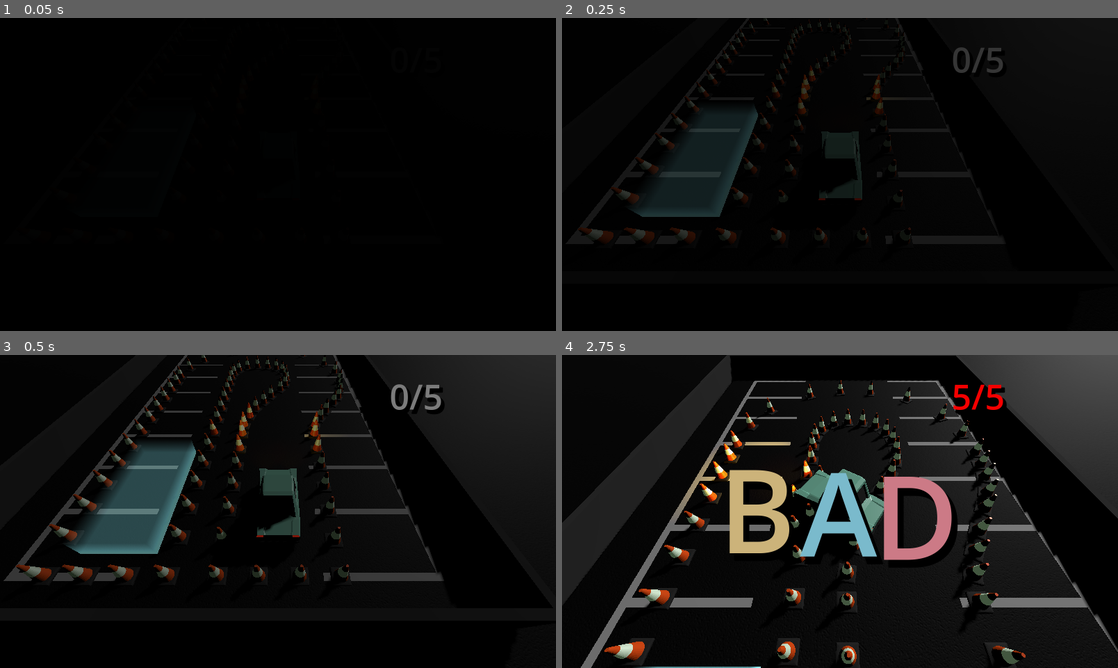
Above: before the commit, frames 1-4 (two rows, left to right).
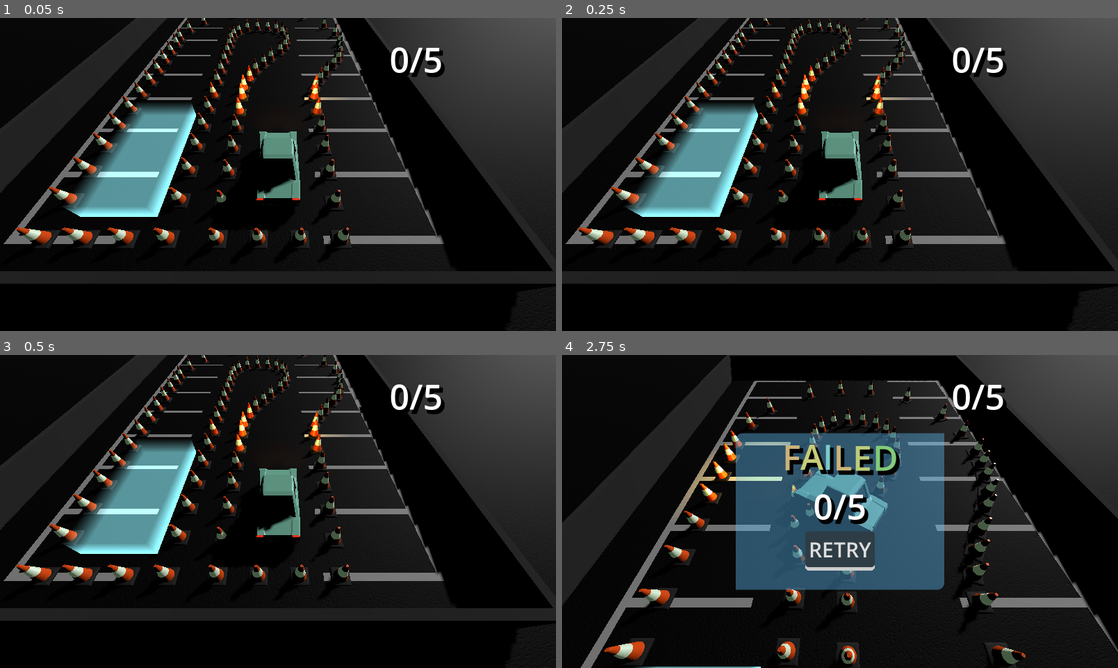
Above: after the commit, the same moments.

Repository: TomMurray/ValetV2
Game: Godot game, scene res://scenes/levels/test.tscn
Two runs of this game, one before a commit and one after it. Both use one fixed random seed, a clock stepped at 60 frames per second and the inputs below.
Inputs:
- Up to frame 1 (0.05 s): no input
- Up to frame 2 (0.25 s): no input
- Up to frame 3 (0.5 s): no input
- Up to frame 4 (2.75 s): hold Up (accelerate) 0.53-2.03 s; hold Left (steer_left) from 2.03 s (still down)

The runs differ from the first frame. In frame 1, 38% of the frame differs, in the area x 0-100%, y 0-100%; in frame 2, 34%; in frame 3, 20%; in frame 4, 19%.

Commit message:
Revamp in-game UI to include an end-game panel before continuing to the next level, and prevent going to the next level when failing too

Diff:
--- a/scenes/levels/test.tscn
+++ b/scenes/levels/test.tscn
@@ -1,10 +1,7 @@
-[gd_scene load_steps=26 format=3 uid="uid://dagghassaijsd"]
-
-[ext_resource type="Script" path="res://scripts/ui/ui_in_game_overlay.gd" id="1_vwobm"]
-[ext_resource type="PackedScene" uid="uid://b0jhovhbmtndu" path="res://scenes/ui/ui_black_overlay.tscn" id="2_b4njx"]
-[ext_resource type="Theme" uid="uid://dpqnmj3en2tdc" path="res://themes/in_game_overlay.tres" id="3_sgdtu"]
-[ext_resource type="Script" path="res://scripts/ui/ui_obstacles_hit_counter.gd" id="4_uouj6"]
-[ext_resource type="Theme" uid="uid://cat7eb156l4u1" path="res://themes/exclamation.tres" id="5_ca0ck"]
+[gd_scene load_steps=21 format=3 uid="uid://dagghassaijsd"]
+
+[ext_resource type="PackedScene" uid="uid://bdm7x5kots6yv" path="res://scenes/ui/end_game_panel.tscn" id="1_ff5sw"]
+[ext_resource type="PackedScene" uid="uid://rs0s2pcprrwi" path="res://scenes/ui/obstacles_counter.tscn" id="4_c3dk2"]
 [ext_resource type="PackedScene" uid="uid://ba6xyqiidsic4" path="res://scenes/picocar.tscn" id="6_mojs0"]
 [ext_resource type="Script" path="res://scripts/follow.gd" id="7_eo0h5"]
 [ext_resource type="Script" path="res://scripts/props/lookat_camera.gd" id="8_gofos"]
@@ -17,22 +14,6 @@
 [ext_resource type="PackedScene" uid="uid://bic24jaw72fqn" path="res://scenes/components/level_port.tscn" id="15_rtvmt"]
 [ext_resource type="PackedScene" uid="uid://dtflnmjrhol7k" path="res://scenes/components/level_restart.tscn" id="16_y008m"]
 
-[sub_resource type="GDScript" id="GDScript_gs6a6"]
-script/source = "extends RichTextLabel
-
-func _on_level_logic_complete(success : bool):
-	if success:
-		show()
-"
-
-[sub_resource type="GDScript" id="GDScript_8wmm4"]
-script/source = "extends RichTextLabel
-
-func _on_level_logic_complete(success):
-	if not success:
-		show()
-"
-
 [sub_resource type="BoxShape3D" id="BoxShape3D_xs6ya"]
 size = Vector3(100, 1, 100)
 
@@ -59,23 +40,14 @@
 
 [node name="Node3D" type="Node3D"]
 
-[node name="ui" type="CanvasLayer" parent="."]
-
-[node name="Control" type="Control" parent="ui"]
-layout_mode = 3
-anchors_preset = 15
-anchor_right = 1.0
-anchor_bottom = 1.0
-grow_horizontal = 2
-grow_vertical = 2
-script = ExtResource("1_vwobm")
-
-[node name="level_black_overlay" parent="ui/Control" instance=ExtResource("2_b4njx")]
-z_index = 1
-layout_mode = 1
-
-[node name="obstacles_counter_container" type="MarginContainer" parent="ui/Control"]
-layout_mode = 1
+[node name="in_game_ui" type="CanvasLayer" parent="."]
+
+[node name="end_game_panel" parent="in_game_ui" instance=ExtResource("1_ff5sw")]
+
+[node name="obstacles_counter" parent="in_game_ui/end_game_panel/list/obstacle_counter_container" index="0" node_paths=PackedStringArray("level_logic")]
+level_logic = NodePath("../../../../../level_logic")
+
+[node name="obstacles_counter_container" type="MarginContainer" parent="in_game_ui"]
 anchors_preset = 1
 anchor_left = 1.0
 anchor_right = 1.0
@@ -89,52 +61,9 @@
 theme_override_constants/margin_right = 50
 theme_override_constants/margin_bottom = 50
 
-[node name="obstacles_counter" type="RichTextLabel" parent="ui/Control/obstacles_counter_container" node_paths=PackedStringArray("level_logic")]
-clip_contents = false
+[node name="obstacles_counter" parent="in_game_ui/obstacles_counter_container" node_paths=PackedStringArray("level_logic") instance=ExtResource("4_c3dk2")]
 layout_mode = 2
-theme = ExtResource("3_sgdtu")
-bbcode_enabled = true
-text = "###/###"
-fit_content = true
-scroll_active = false
-autowrap_mode = 0
-script = ExtResource("4_uouj6")
-level_logic = NodePath("../../../../level_logic")
-
-[node name="level_end_text" type="CenterContainer" parent="ui/Control"]
-z_index = 2
-layout_mode = 1
-anchors_preset = 15
-anchor_right = 1.0
-anchor_bottom = 1.0
-grow_horizontal = 2
-grow_vertical = 2
-size_flags_horizontal = 3
-size_flags_vertical = 3
-
-[node name="SuccessText" type="RichTextLabel" parent="ui/Control/level_end_text"]
-visible = false
-clip_contents = false
-layout_mode = 2
-theme = ExtResource("5_ca0ck")
-bbcode_enabled = true
-text = "[rainbow sat=0.4][tornado radius=10.0 freq=30 connected=1]GENIUS[/tornado][/rainbow]"
-fit_content = true
-scroll_active = false
-autowrap_mode = 0
-script = SubResource("GDScript_gs6a6")
-
-[node name="FailureText" type="RichTextLabel" parent="ui/Control/level_end_text"]
-visible = false
-clip_contents = false
-layout_mode = 2
-theme = ExtResource("5_ca0ck")
-bbcode_enabled = true
-text = "[rainbow sat=0.4][tornado radius=10.0 freq=30 connected=1]BAD[/tornado][/rainbow]"
-fit_content = true
-scroll_active = false
-autowrap_mode = 0
-script = SubResource("GDScript_8wmm4")
+level_logic = NodePath("../../../level_logic")
 
 [node name="sun" type="DirectionalLight3D" parent="."]
 transform = Transform3D(0.336415, 0.709899, -0.618763, -0.450194, 0.698352, 0.556444, 0.827134, 0.0913677, 0.554529, 0, 15.1739, 14.8684)
@@ -149,7 +78,7 @@
 target = NodePath("../picocar")
 
 [node name="Camera3D" type="Camera3D" parent="follow_camera" node_paths=PackedStringArray("target")]
-transform = Transform3D(-0.99999, 0.00363988, -0.00273074, 0, 0.600117, 0.799912, 0.00455036, 0.799904, -0.600111, 0, 4.94629, -3.70978)
+transform = Transform3D(-0.99999, 0.00363988, -0.00273075, 0, 0.600117, 0.799912, 0.00455036, 0.799904, -0.600111, 0, 4.94629, -3.70978)
 script = ExtResource("8_gofos")
 target = NodePath("../../picocar")
 
@@ -613,10 +542,10 @@
 [node name="level_port" parent="level_restart" index="0"]
 target_level = "res://scenes/levels/test.tscn"
 
+[connection signal="pressed" from="in_game_ui/end_game_panel/list/to_next_level_container/next_level_button" to="next_level_port" method="go"]
+[connection signal="pressed" from="in_game_ui/end_game_panel/list/to_next_level_container/retry_level_button" to="level_restart/level_port" method="go"]
 [connection signal="parked" from="parking_area" to="level_logic" method="on_parked"]
-[connection signal="complete" from="level_logic" to="ui/Control" method="_on_level_logic_complete"]
-[connection signal="complete" from="level_logic" to="ui/Control/level_end_text/SuccessText" method="_on_level_logic_complete"]
-[connection signal="complete" from="level_logic" to="ui/Control/level_end_text/FailureText" method="_on_level_logic_complete"]
-[connection signal="objectives_progress_changed" from="level_logic" to="ui/Control/obstacles_counter_container/obstacles_counter" method="_on_level_logic_objectives_progress_changed"]
-
+[connection signal="complete" from="level_logic" to="in_game_ui/end_game_panel" method="_on_level_logic_complete"]
+
+[editable path="in_game_ui/end_game_panel"]
 [editable path="level_restart"]
--- /dev/null
+++ b/scenes/ui/end_game_panel.tscn
@@ -0,0 +1,91 @@
+[gd_scene load_steps=5 format=3 uid="uid://bdm7x5kots6yv"]
+
+[ext_resource type="Theme" uid="uid://dpqnmj3en2tdc" path="res://themes/in_game_overlay.tres" id="1_xgatg"]
+[ext_resource type="Script" path="res://scripts/ui/end_game_panel.gd" id="2_2bskh"]
+[ext_resource type="PackedScene" uid="uid://rs0s2pcprrwi" path="res://scenes/ui/obstacles_counter.tscn" id="3_hvi30"]
+
+[sub_resource type="GDScript" id="GDScript_gs6a6"]
+script/source = "extends RichTextLabel
+
+func _on_level_logic_complete(success : bool):
+	if success:
+		show()
+"
+
+[node name="end_game_panel" type="Panel"]
+visible = false
+custom_minimum_size = Vector2(600, 450)
+anchors_preset = 8
+anchor_left = 0.5
+anchor_top = 0.5
+anchor_right = 0.5
+anchor_bottom = 0.5
+offset_left = -20.0
+offset_top = -20.0
+offset_right = 20.0
+offset_bottom = 20.0
+grow_horizontal = 2
+grow_vertical = 2
+theme = ExtResource("1_xgatg")
+script = ExtResource("2_2bskh")
+
+[node name="list" type="VBoxContainer" parent="."]
+layout_mode = 1
+anchors_preset = 15
+anchor_right = 1.0
+anchor_bottom = 1.0
+grow_horizontal = 2
+grow_vertical = 2
+
+[node name="outcome_container" type="CenterContainer" parent="list"]
+layout_mode = 2
+
+[node name="success_text" type="RichTextLabel" parent="list/outcome_container"]
+unique_name_in_owner = true
+visible = false
+clip_contents = false
+layout_mode = 2
+theme = ExtResource("1_xgatg")
+bbcode_enabled = true
+text = "[rainbow sat=0.4][tornado radius=2.0 freq=15 connected=1]GENIUS[/tornado][/rainbow]"
+fit_content = true
+scroll_active = false
+autowrap_mode = 0
+script = SubResource("GDScript_gs6a6")
+
+[node name="failure_text" type="RichTextLabel" parent="list/outcome_container"]
+unique_name_in_owner = true
+visible = false
+clip_contents = false
+layout_mode = 2
+theme = ExtResource("1_xgatg")
+bbcode_enabled = true
+text = "[rainbow sat=0.4][tornado radius=2.0 freq=15 connected=1]FAILED[/tornado][/rainbow]"
+fit_content = true
+scroll_active = false
+autowrap_mode = 0
+script = SubResource("GDScript_gs6a6")
+
+[node name="obstacle_counter_container" type="CenterContainer" parent="list"]
+layout_mode = 2
+
+[node name="obstacles_counter" parent="list/obstacle_counter_container" instance=ExtResource("3_hvi30")]
+layout_mode = 2
+
+[node name="to_next_level_container" type="CenterContainer" parent="list"]
+layout_mode = 2
+
+[node name="next_level_button" type="Button" parent="list/to_next_level_container"]
+unique_name_in_owner = true
+visible = false
+layout_mode = 2
+theme = ExtResource("1_xgatg")
+text = "NEXT LEVEL
+"
+
+[node name="retry_level_button" type="Button" parent="list/to_next_level_container"]
+unique_name_in_owner = true
+visible = false
+layout_mode = 2
+theme = ExtResource("1_xgatg")
+text = "RETRY"
--- /dev/null
+++ b/scenes/ui/obstacles_counter.tscn
@@ -0,0 +1,15 @@
+[gd_scene load_steps=3 format=3 uid="uid://rs0s2pcprrwi"]
+
+[ext_resource type="Theme" uid="uid://dpqnmj3en2tdc" path="res://themes/in_game_overlay.tres" id="1_o1yvt"]
+[ext_resource type="Script" path="res://scripts/ui/ui_obstacles_hit_counter.gd" id="2_ei2gi"]
+
+[node name="obstacles_counter" type="RichTextLabel" node_paths=PackedStringArray("level_logic")]
+clip_contents = false
+theme = ExtResource("1_o1yvt")
+bbcode_enabled = true
+text = "###/###"
+fit_content = true
+scroll_active = false
+autowrap_mode = 0
+script = ExtResource("2_ei2gi")
+level_logic = NodePath("")
--- /dev/null
+++ b/scripts/ui/end_game_panel.gd
@@ -0,0 +1,24 @@
+extends Panel
+
+@onready var success_controls := [
+	%success_text,
+	%next_level_button
+]
+
+@onready var failure_controls := [
+	%failure_text,
+	%retry_level_button
+]
+
+func _on_level_logic_complete(success):
+	# Configure some elements to show or not depending on the outcome
+
+	if success:
+		for c in success_controls:
+			c.show()
+	else:
+		for c in failure_controls:
+			c.show()
+
+	# Show the panel
+	show()
--- a/scripts/ui/ui_obstacles_hit_counter.gd
+++ b/scripts/ui/ui_obstacles_hit_counter.gd
@@ -2,7 +2,10 @@
 extends RichTextLabel
 class_name UIObstaclesHitCounter
 
-@export var level_logic : LevelLogic
+@export var level_logic : LevelLogic:
+	set(value):
+		level_logic = value
+		update_configuration_warnings()
 
 func update_text():
 	var limit := level_logic.get_max_obstacles_hit()
--- a/themes/in_game_overlay.tres
+++ b/themes/in_game_overlay.tres
@@ -1,6 +1,57 @@
-[gd_resource type="Theme" format=3 uid="uid://dpqnmj3en2tdc"]
+[gd_resource type="Theme" load_steps=6 format=3 uid="uid://dpqnmj3en2tdc"]
+
+[sub_resource type="StyleBoxEmpty" id="StyleBoxEmpty_gviqw"]
+
+[sub_resource type="StyleBoxFlat" id="StyleBoxFlat_dl1dp"]
+content_margin_left = 10.0
+content_margin_top = 10.0
+content_margin_right = 10.0
+content_margin_bottom = 20.0
+bg_color = Color(0.360784, 0.454902, 0.505882, 1)
+border_width_bottom = 10
+corner_radius_top_left = 10
+corner_radius_top_right = 10
+corner_radius_bottom_right = 10
+corner_radius_bottom_left = 10
+shadow_offset = Vector2(1.94, 0)
+
+[sub_resource type="StyleBoxFlat" id="StyleBoxFlat_2xyc2"]
+content_margin_left = 10.0
+content_margin_top = 10.0
+content_margin_right = 10.0
+content_margin_bottom = 20.0
+bg_color = Color(0.180392, 0.239216, 0.270588, 1)
+border_width_bottom = 10
+corner_radius_top_left = 10
+corner_radius_top_right = 10
+corner_radius_bottom_right = 10
+corner_radius_bottom_left = 10
+shadow_offset = Vector2(1.94, 0)
+
+[sub_resource type="StyleBoxFlat" id="StyleBoxFlat_4ksqs"]
+content_margin_left = 10.0
+content_margin_top = 10.0
+content_margin_right = 10.0
+content_margin_bottom = 15.0
+bg_color = Color(0.72549, 0.796078, 0.839216, 1)
+border_width_bottom = 5
+corner_radius_top_left = 10
+corner_radius_top_right = 10
+corner_radius_bottom_right = 10
+corner_radius_bottom_left = 10
+
+[sub_resource type="StyleBoxFlat" id="StyleBoxFlat_yf08a"]
+bg_color = Color(0.380392, 0.760784, 0.988235, 0.4)
+corner_radius_top_left = 20
+corner_radius_bottom_right = 20
 
 [resource]
+Button/font_sizes/font_size = 60
+Button/styles/focus = SubResource("StyleBoxEmpty_gviqw")
+Button/styles/hover = SubResource("StyleBoxFlat_dl1dp")
+Button/styles/normal = SubResource("StyleBoxFlat_2xyc2")
+Button/styles/pressed = SubResource("StyleBoxFlat_4ksqs")
+Panel/styles/panel = SubResource("StyleBoxFlat_yf08a")
 RichTextLabel/colors/font_shadow_color = Color(0, 0, 0, 1)
 RichTextLabel/constants/shadow_offset_x = 8
 RichTextLabel/constants/shadow_offset_y = 10
